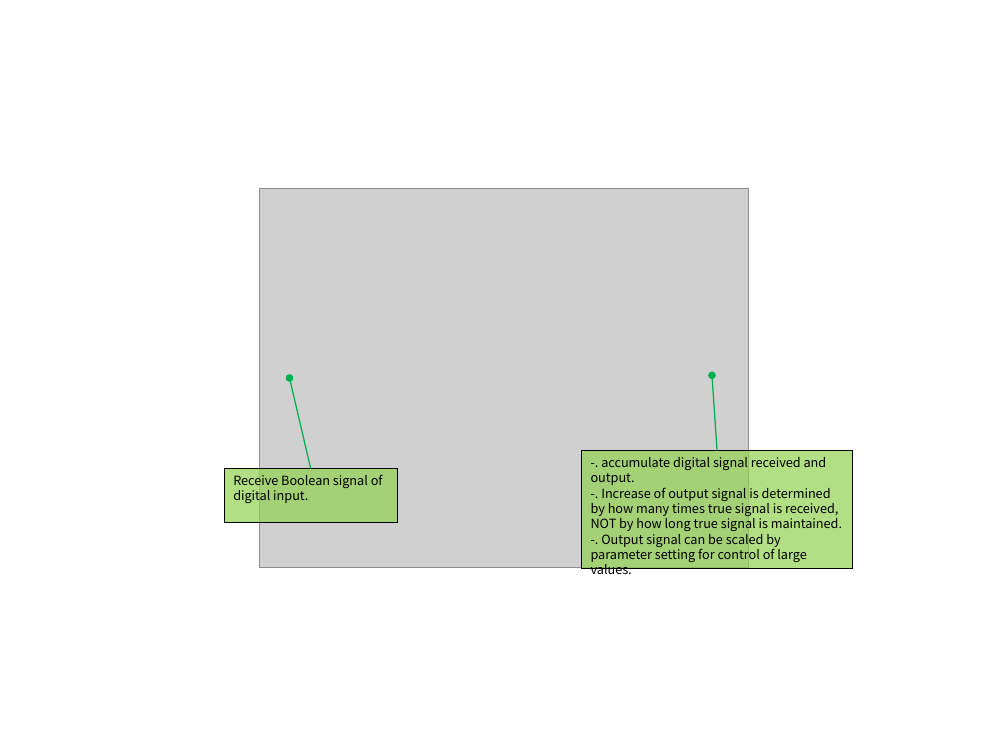
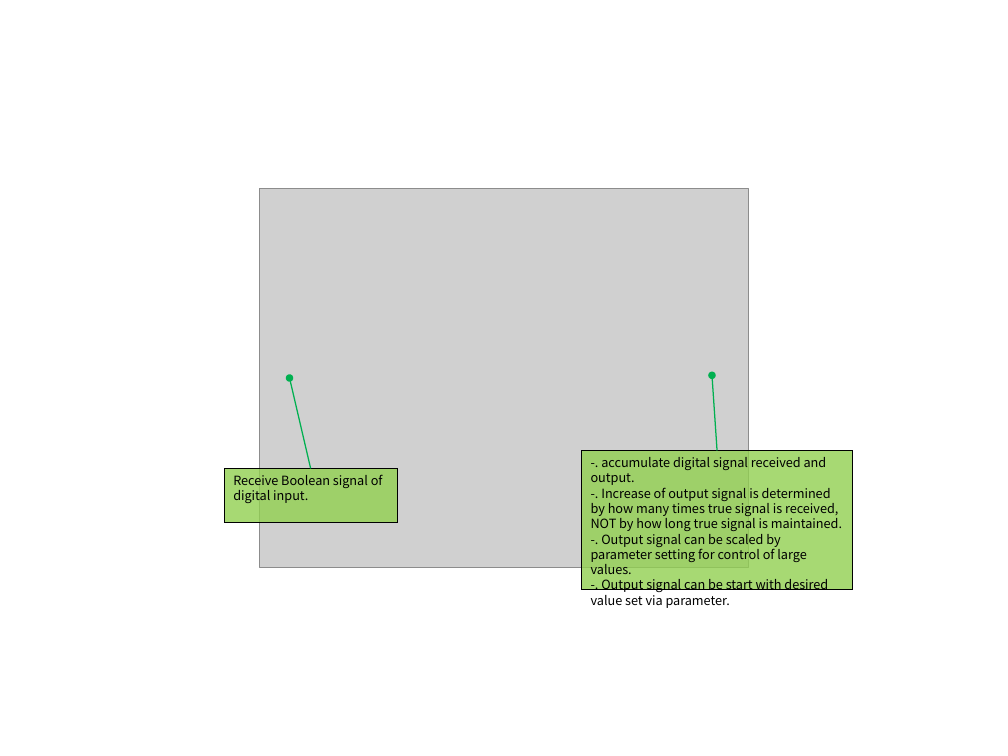
Before and after one commit to zeta-plusplus/FluidSystemComponents, a slide deck: slide 7 of figs/makeFig.pptx. Drawn at 1008x756 pixels with LibreOffice and Linux fonts; fonts in the diff are those of the drawing; grey boxes stand for pictures. Boxes give left, top, right and bottom in pixels: in the first picture for what was removed or moved away, otherwise in the second. Text is boxed around its words. In the diff, an @@ line names an element or a change of style, - is before the commit and + after.

```diff
--- a/figs/makeFig.pptx
+++ b/figs/makeFig.pptx
@@ rectangle "Receive Boolean signal of digital ..." at (224,468,397,522): fill #92D050 at 70% opacity to #92D050 at 80% opacity @@
@@ rectangle "-. accumulate digital signal received ..." at (582,451,853,590): fill #92D050 at 70% opacity to #92D050 at 80% opacity @@
@@ rectangle "-. accumulate digital signal received ...": place and size @@
-rectangle "-. accumulate digital signal received ..." at (582,451,853,570)
+rectangle "-. accumulate digital signal received ..." at (582,451,853,590)
@@ text in rectangle at (601,579,828,593): paragraph added @@
+-. Output signal can be start with desired value set via parameter.
```
Also in this commit, not shown: 7 other slides changed, 8 other files.
